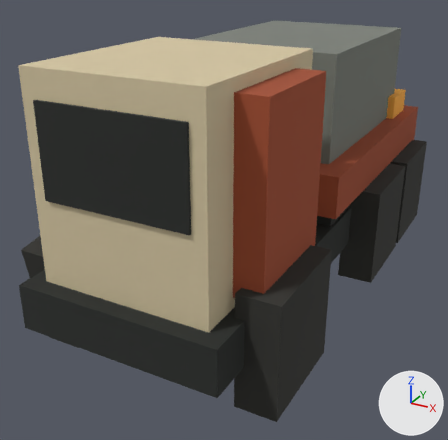
Two versions of the glTF model docs/vision/assets/generated/truck.gltf, one commit apart.
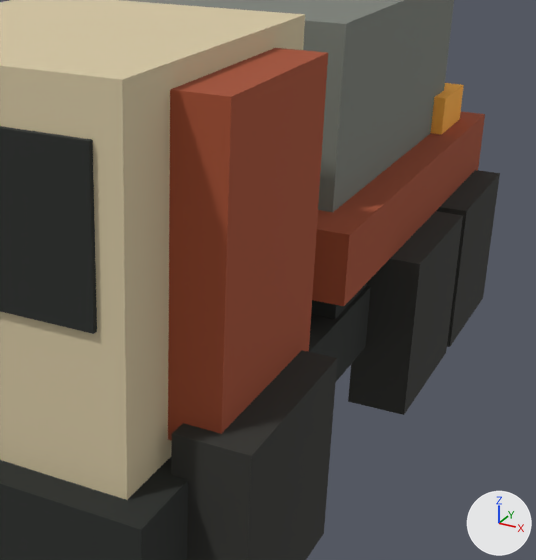
Each version is shown whole from a camera (50 mm lens) standing at (1.3, -2.74, 1.67) and looking at (-0.11, -0.19, 0.4), then close up on the part from 30% to 100% of the width and 9% to 84% of the height. Every picture has the same lights, and +X, +Y and +Z are marked at lower right. The older version's two pictures come first. Where no turn or scale is listed for an object, it has been applied to the vertices.

In view in the first close-up: 'bed', 'brakeLight1', 'cab', 'chassis', 'doorPanel1', 'pallet', 'tailgatePanel', 'wheel_1_0Mesh', 'wheel_1_1Mesh', 'wheel_1_2Mesh', 'windshield' and 1 more.
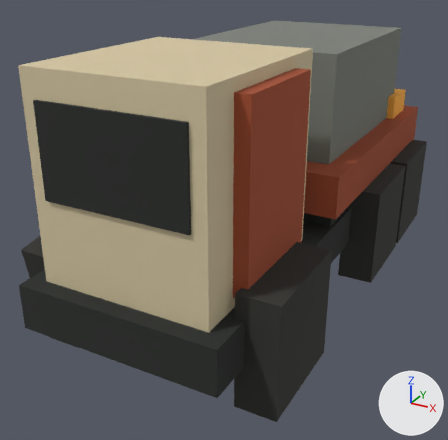
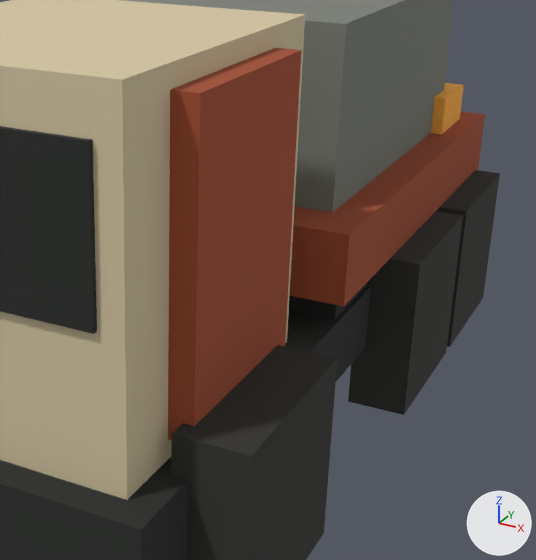
ob_door1 is not drawn itself; it is the parent of ob_doorpanel1.

What differs and where, as boxes (x1, y1, x2, y2) in the close-ups (536 x 560 px):
'doorPanel1', moved: before (168, 48, 328, 441); after (168, 48, 301, 441)

Edits to the bpy script that builds the scene:
```text
Change ob_door1:
    ob_door1.location: (0.5, -1.0, 0.875) -> (0.375, -1.0, 0.875)
Change ob_doorpanel1:
    ob_doorpanel1.location: (-0.0625, 0.25, 0.0) -> (0.0, 0.25, 0.0)
```
